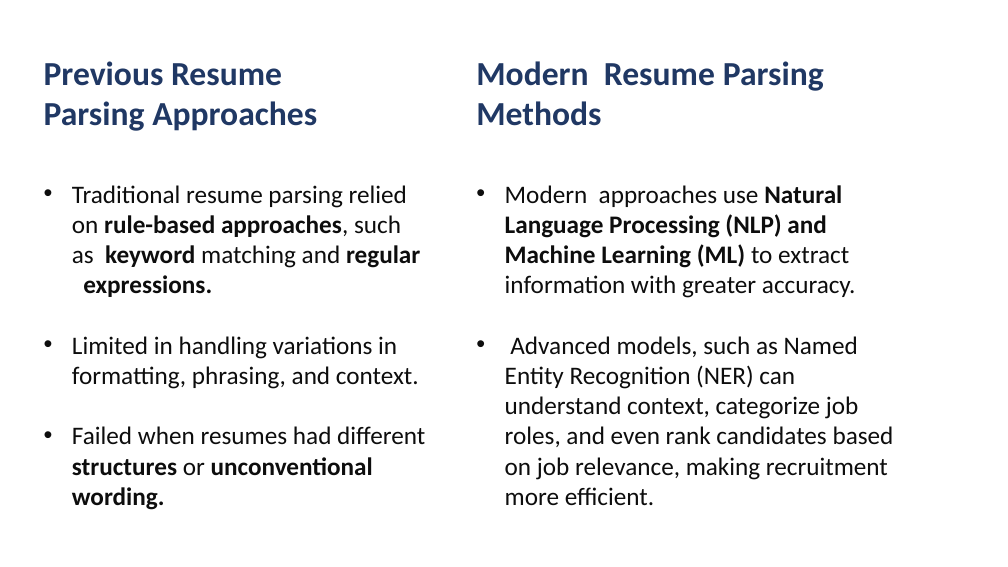
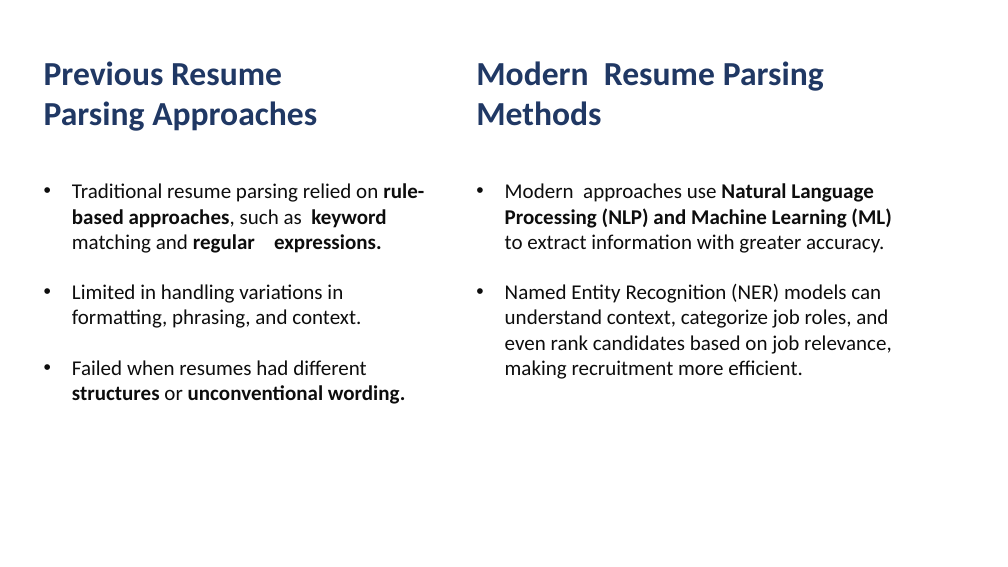
Before and after one commit to mk7890/Resume-Parsing-System, a slide deck: slide 4 of ResumeParserSystem_Presentation.pptx. Drawn at 1008x567 pixels with LibreOffice and Linux fonts; fonts in the diff are those of the drawing; background and template pictures are left out. Boxes give left, top, right and bottom in pixels: in the first picture for what was removed or moved away, otherwise in the second. Text is boxed around its words. In the diff, an @@ line names an element or a change of style, - is before the commit and + after.

```diff
--- a/ResumeParserSystem_Presentation.pptx
+++ b/ResumeParserSystem_Presentation.pptx
@@ text at <box>72,183,424,404</box>: size 24 to 20 pt in "Traditional resume parsing relied on rule-based approaches, ...", "Limited in handling variations in formatting, phrasing, ...", "Failed when resumes had different structures or ..." @@
@@ text at <box>505,183,891,253</box>: size 24 to 20 pt in "Modern approaches use Natural Language Processing (NLP) ..." @@
@@ text at <box>505,284,892,379</box>: text changed; size 24 to 20 pt @@
-• Advanced models, such as Named Entity Recognition (NER) can understand context, categorize job roles, and even rank candidates based on job relevance, making recruitment more efficient.
+• Named Entity Recognition (NER) models can understand context, categorize job roles, and even rank candidates based on job relevance, making recruitment more efficient.
```
Also in this commit, not shown: 8 other slides changed, 16 slides added, 10 slides removed.
